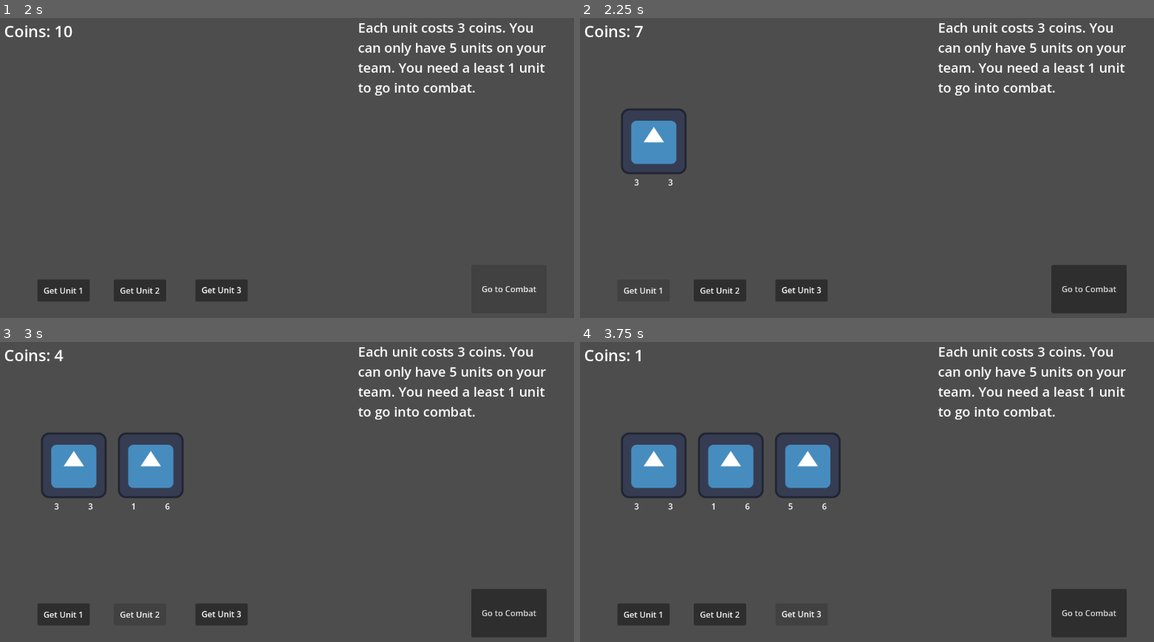
Above: before the commit, frames 1-4 (two rows, left to right).
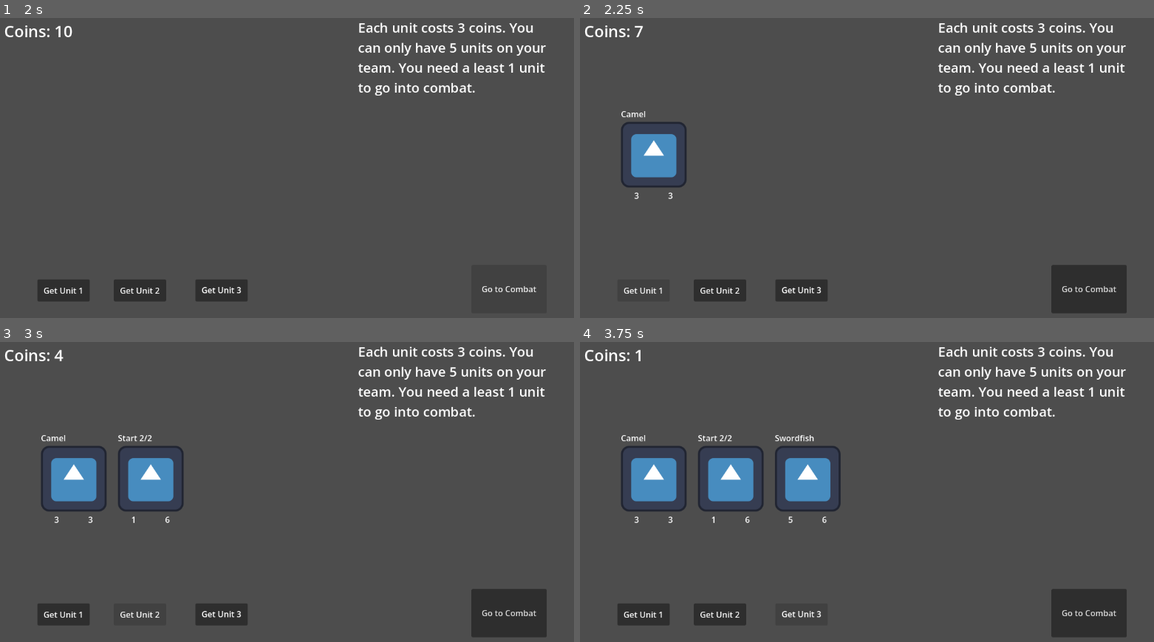
Above: after the commit, the same moments.

Repository: skeeeth/HACKER_AUTO_PETS
Game: Godot game, scene res://Scenes/ShopScene.tscn
The game is run twice, just before and just after one commit, with the same random seed, the same clock (stepped at 60 frames per second) and the same inputs. The engine's default icon, where the game draws it, is replaced by a stand-in: a white triangle on a blue panel in a dark square.
Inputs:
- Up to frame 1 (2 s): click "Go to Combat" at 0.5 s; click "Go to Combat" at 1.25 s
- Up to frame 2 (2.25 s): click "Get Unit 1" at 2 s
- Up to frame 3 (3 s): click "Get Unit 2" at 2.75 s
- Up to frame 4 (3.75 s): click "Get Unit 3" at 3.5 s

Frame 1 is identical in both runs. In frame 2, 1.3% of the frame differs, in the area x 7-19%, y 30-61%; in frame 3, 2.6%; in frame 4, 3.9%, in the area x 7-46%, y 30-61%.

Commit message:
Added names to combat unit control node

Diff:
--- a/Scenes/CombatUnitControlScene.tscn
+++ b/Scenes/CombatUnitControlScene.tscn
@@ -3,7 +3,7 @@
 [ext_resource type="Script" uid="uid://bdw1rjisijbug" path="res://Scripts/combat_unit_control.gd" id="1_e2tyl"]
 [ext_resource type="Texture2D" uid="uid://d04pyr2iaplbn" path="res://icon.svg" id="2_p5t4v"]
 
-[node name="Control" type="Control" unique_id=1160461755 node_paths=PackedStringArray("damage_label", "health_label")]
+[node name="Control" type="Control" unique_id=1160461755 node_paths=PackedStringArray("damage_label", "health_label", "name_label")]
 layout_mode = 3
 anchors_preset = 0
 offset_right = 128.0
@@ -11,11 +11,17 @@
 script = ExtResource("1_e2tyl")
 damage_label = NodePath("VBoxContainer/HBoxContainer/Damage")
 health_label = NodePath("VBoxContainer/HBoxContainer/Health")
+name_label = NodePath("VBoxContainer/Name")
 
 [node name="VBoxContainer" type="VBoxContainer" parent="." unique_id=803165111]
 layout_mode = 0
+offset_top = -1.0
 offset_right = 128.0
-offset_bottom = 155.0
+offset_bottom = 181.0
+
+[node name="Name" type="Label" parent="VBoxContainer" unique_id=14710546]
+layout_mode = 2
+text = "Name"
 
 [node name="TextureRect" type="TextureRect" parent="VBoxContainer" unique_id=666714825]
 layout_mode = 2
--- a/Scripts/combat_unit_control.gd
+++ b/Scripts/combat_unit_control.gd
@@ -4,7 +4,7 @@
 
 @export var damage_label: Label
 @export var health_label: Label
-
+@export var name_label:Label
 var effect : EffectData
 
 ## This variable has a set function that changes the attack text
@@ -25,4 +25,5 @@
 func dress(data:UnitData):
 	attack = data.attack
 	health = data.health
+	name_label.text = data.effect.name
 	effect = data.effect
